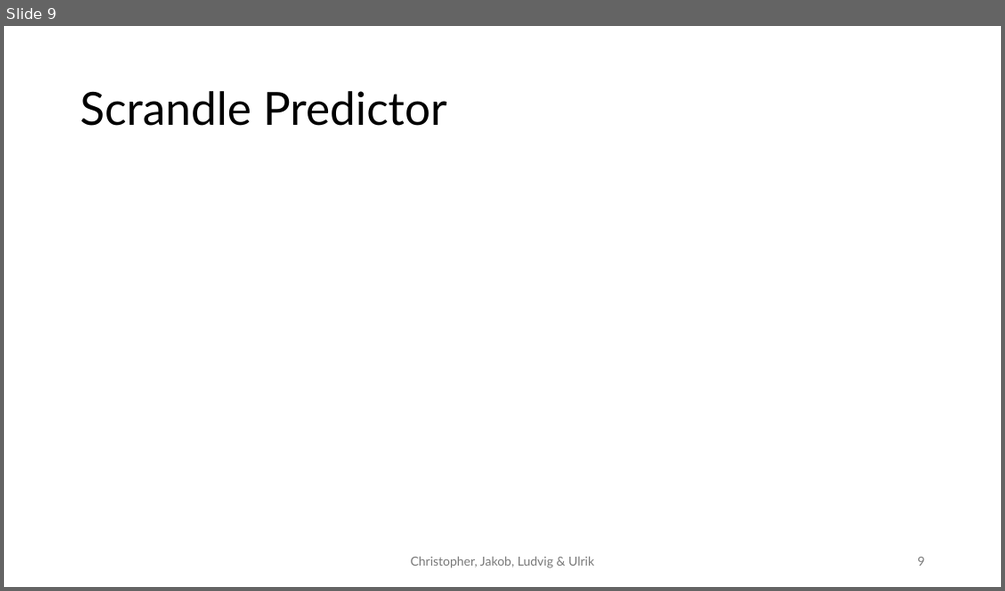
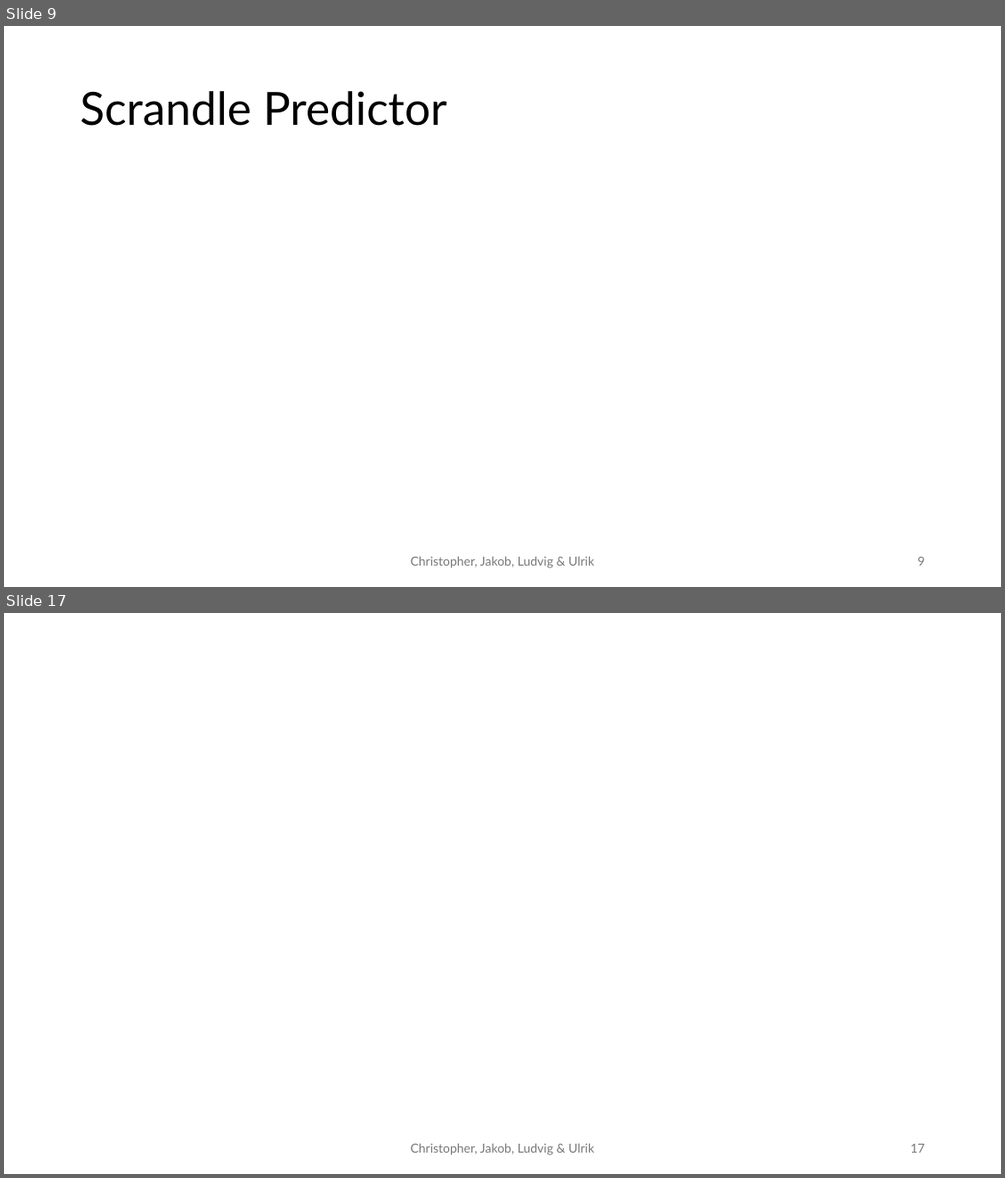
Before and after one commit to JakobFugl/scrandle_ml_project, a slide deck: power_point_folder/power_point_project.pptx. Shown one above the other, each under a label of ours: slide 9 before the commit, slides 9 and 17 after it; the slides between them are not shown. The pictures are 1005x591 and 1005x1178 pixels, drawn with LibreOffice and Linux fonts; fonts in the diff are those of the drawing. Boxes give left, top, right and bottom in pixels: in the first picture for what was removed or moved away, otherwise in the second. Text is boxed around its words. In the diff, an @@ line names an element or a change of style, - is before the commit and + after.

```diff
--- a/power_point_folder/power_point_project.pptx
+++ b/power_point_folder/power_point_project.pptx
@@ slide 17 added at (x1=4, y1=613, x2=1001, y2=1174), background #FFFFFF @@
@@ text added at (x1=411, y1=1143, x2=594, y2=1155), 12 pt, text #797979 @@
+Christopher, Jakob, Ludvig & Ulrik
@@ page number added at (x1=910, y1=1143, x2=924, y2=1152), 12 pt, text #797979 @@
+17
```
Also in this commit, not shown: 6 other slides added, 12 other files.
